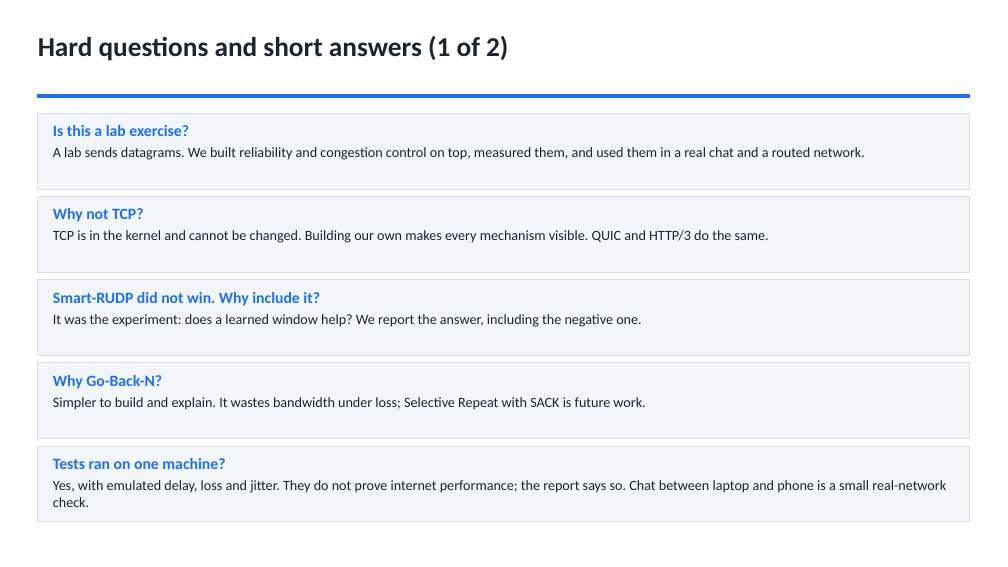
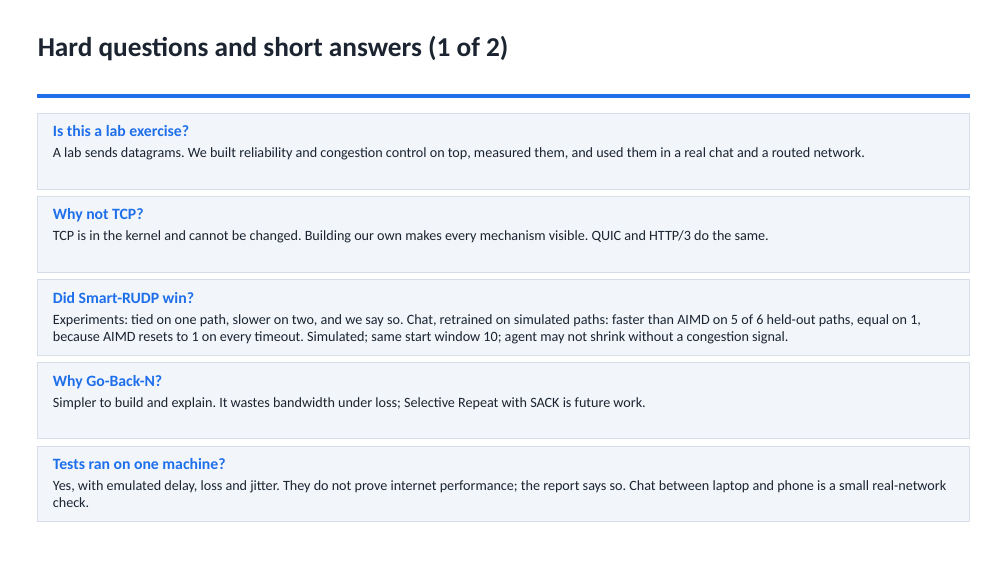
Before and after one commit to Capsturrrr/rudp, a slide deck: slide 25 of docs/final/RUDP_Host_Guide.pptx. Drawn at 1008x567 pixels with LibreOffice and Linux fonts; fonts in the diff are those of the drawing. Boxes give left, top, right and bottom in pixels: in the first picture for what was removed or moved away, otherwise in the second. Text is boxed around its words. In the diff, an @@ line names an element or a change of style, - is before the commit and + after.

```diff
--- a/docs/final/RUDP_Host_Guide.pptx
+++ b/docs/final/RUDP_Host_Guide.pptx
@@ text at [53, 292, 194, 303]: text changed @@
-Smart-RUDP did not win. Why include it?
+Did Smart-RUDP win?
@@ text at [53, 314, 921, 344]: text changed @@
-It was the experiment: does a learned window help? We report the answer, including the negative one.
+Experiments: tied on one path, slower on two, and we say so. Chat, retrained on simulated paths: faster than AIMD on 5 of 6 held-out paths, equal on 1, because AIMD resets to 1 on every timeout. Simulated; same start window 10; agent may not shrink without a congestion signal.
```
Also in this commit, not shown: 2 other slides changed, 12 other files.
